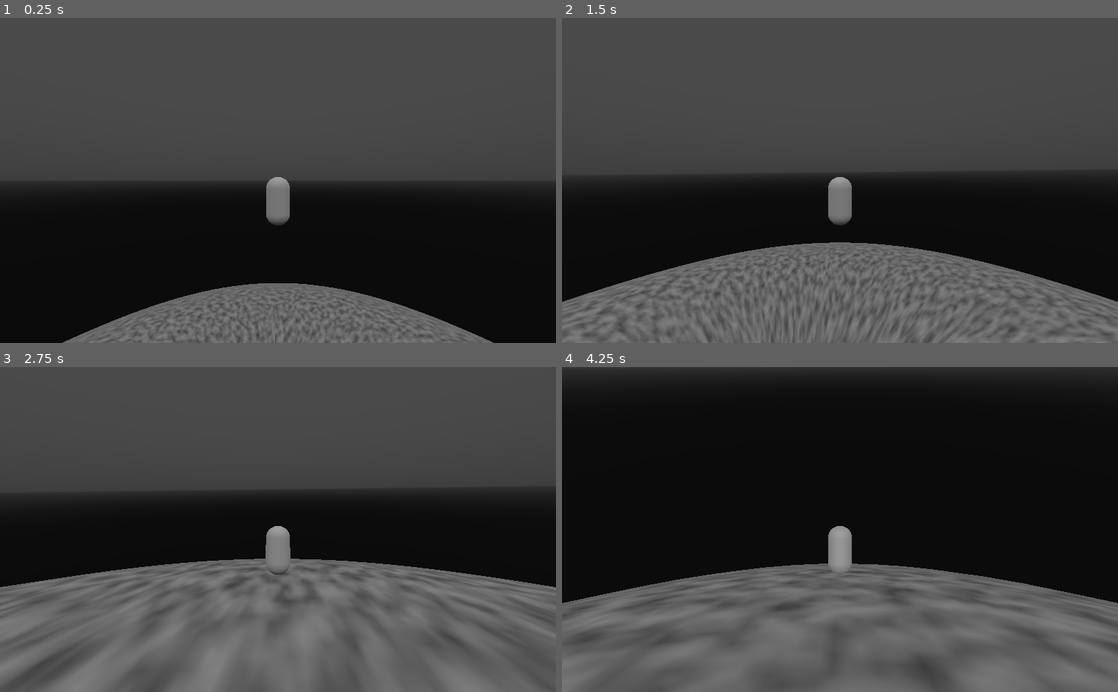
Above: before the commit, frames 1-4 (two rows, left to right).
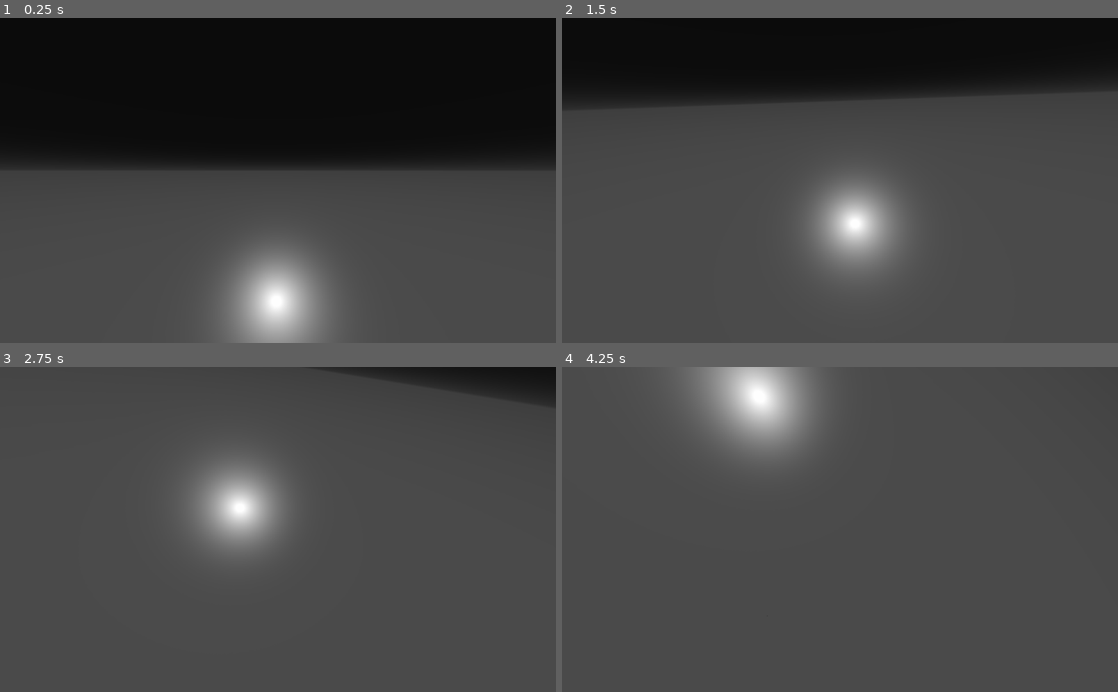
Above: after the commit, the same moments.

Repository: Alkamist/SpaceGameGodot
Game: Godot game, scene res://TestScene.tscn
Two runs of this game, one before a commit and one after it. Both use one fixed random seed, a clock stepped at 60 frames per second and the inputs below.
Inputs (mouse positions are in pixels of both pictures, inside the frame that each line leads up to):
- Up to frame 1 (0.25 s): no input
- Up to frame 2 (1.5 s): move the mouse to (867, 180) at 0.52 s; hold W (move_forward) from 0.53 s (still down); tap Space (jump) at 0.77 s; move the mouse to (812, 180) at 1.27 s
- Up to frame 3 (2.75 s): keep holding W (move_forward); tap Space (jump) at 1.52 s; move the mouse to (289, 523) at 2.02 s
- Up to frame 4 (4.25 s): keep holding W (move_forward); move the mouse to (834, 536) at 2.77 s; tap Space (jump) at 3.02, 3.77 s; move the mouse to (878, 532) at 3.52 s

The runs differ from the first frame. In frame 1, 91% of the frame differs, in the area x 0-100%, y 0-100%; in frame 2, 67%; in frame 3, 50%; in frame 4, 82%.

Commit message:
Added frame rate interpolation and other things.

Diff:
--- a/Character.tscn
+++ b/Character.tscn
@@ -3,12 +3,12 @@
 [ext_resource path="res://CharacterBody.gd" type="Script" id=1]
 [ext_resource path="res://CharacterController.gd" type="Script" id=2]
 
+[sub_resource type="CapsuleMesh" id=2]
+radius = 0.5
+
 [sub_resource type="PhysicsMaterial" id=1]
 friction = 0.0
 rough = true
-
-[sub_resource type="CapsuleMesh" id=2]
-radius = 0.5
 
 [sub_resource type="CapsuleShape" id=3]
 radius = 0.5
@@ -18,11 +18,17 @@
 
 [node name="Smoothing" type="Spatial" parent="."]
 
+[node name="MeshInstance" type="MeshInstance" parent="Smoothing"]
+transform = Transform( 1, 0, 0, 0, -1.62921e-07, -1, 0, 1, -1.62921e-07, 0, 0, 0 )
+visible = false
+mesh = SubResource( 2 )
+material/0 = null
+
 [node name="Head" type="Spatial" parent="Smoothing"]
 transform = Transform( 1, 0, 0, 0, 1, 0, 0, 0, 1, 0, 0.85, 0 )
 
 [node name="Camera" type="Camera" parent="Smoothing/Head"]
-transform = Transform( -1, 0, -3.25841e-07, 0, 1, 0, 3.25841e-07, 0, -1, 0, 0, -8 )
+transform = Transform( -1, 0, -3.25841e-07, 0, 1, 0, 3.25841e-07, 0, -1, 0, 0, 0 )
 current = true
 fov = 80.0
 far = 8192.0
@@ -34,11 +40,6 @@
 contact_monitor = true
 script = ExtResource( 1 )
 
-[node name="MeshInstance" type="MeshInstance" parent="Body"]
-transform = Transform( 1, 0, 0, 0, -1.62921e-07, -1, 0, 1, -1.62921e-07, 0, 0, 0 )
-mesh = SubResource( 2 )
-material/0 = null
-
 [node name="CollisionShape" type="CollisionShape" parent="Body"]
 transform = Transform( 1, 0, 0, 0, -1.62921e-07, -1, 0, 1, -1.62921e-07, 0, 0, 0 )
 shape = SubResource( 3 )
--- a/CharacterBody.gd
+++ b/CharacterBody.gd
@@ -2,7 +2,6 @@
 class_name CharacterBody
 
 
-var up_normal := Vector3.UP
 var look_direction := Vector3(0.0, 0.0, 1.0)
 var gravity := Vector3.ZERO
 var ground_speed := 10.0
@@ -14,8 +13,15 @@
 var strafe_movement := 0.0
 var can_jump := false
 
-var planet: GravitySource
+var up_normal := Vector3.UP
+
+var planet: GravitySource setget set_planet
 var previous_planet: GravitySource
+func set_planet(value: GravitySource) -> void:
+    previous_planet = planet
+    planet = value
+    if planet != previous_planet:
+        emit_signal("planet_changed")
 
 signal planet_changed
 
@@ -65,19 +71,14 @@
         state.set_angular_velocity(rotation_axis * angle / state.step)
 
 
-func on_body_entered(body: Node) -> void:
-    if body is GravitySource:
-        previous_planet = planet
-        planet = body
-        if planet != previous_planet:
-            emit_signal("planet_changed")
+func _integrate_forces(state: PhysicsDirectBodyState) -> void:
+    if planet:
+        var vector_from_planet: Vector3 = global_transform.origin - planet.global_transform.origin
+        if vector_from_planet.length() <= planet.source_radius + planet.full_gravity_distance:
+            up_normal = vector_from_planet.normalized()
+        else:
+            set_planet(null)
 
-
-func _ready() -> void:
-    connect("body_entered", self, "on_body_entered")
-
-
-func _integrate_forces(state: PhysicsDirectBodyState) -> void:
     #for contact_id in state.get_contact_count():
     #    print(state.get_contact_local_position(contact_id))
 
--- a/CharacterController.gd
+++ b/CharacterController.gd
@@ -10,8 +10,17 @@
 
 var look_rotation: Vector2 = Vector2.ZERO
 
+onready var current_body_transform: Transform = body.transform
+onready var previous_body_transform: Transform = body.transform
 
-func on_body_planet_changed() -> void:
+onready var current_up_normal: Vector3 = body.up_normal
+onready var previous_up_normal: Vector3 = body.up_normal
+
+var planet_delta_spin := 0.0
+var planet_spin_axis := Vector3.UP
+
+
+func on_planet_changed() -> void:
     if body.previous_planet:
         if body.previous_planet.is_connected("changed_rotation", self, "on_planet_changed_rotation"):
             body.previous_planet.disconnect("changed_rotation", self, "on_planet_changed_rotation")
@@ -21,7 +30,8 @@
 
 
 func on_planet_changed_rotation(spin_axis: Vector3, delta_spin: float) -> void:
-    smoothing.transform.basis = smoothing.transform.basis.rotated(spin_axis, delta_spin)
+    planet_spin_axis = spin_axis
+    planet_delta_spin += delta_spin
 
 
 func handle_mouse_looking(mouse_change: Vector2) -> void:
@@ -34,8 +44,25 @@
         head.rotate_object_local(Vector3(1, 0, 0), look_rotation.y)
 
 
+func stay_upright(interpolation: float) -> void:
+    var interpolated_up_normal = previous_up_normal.linear_interpolate(current_up_normal, interpolation)
+    var angle_to_up: float = smoothing.transform.basis.y.angle_to(interpolated_up_normal)
+    if angle_to_up > 0.0:
+        var rotation_axis: Vector3 = smoothing.transform.basis.y.cross(interpolated_up_normal).normalized()
+        if rotation_axis.is_normalized():
+            smoothing.transform.basis = smoothing.transform.basis.rotated(rotation_axis, angle_to_up)
+
+
+func spin_with_planet(delta: float) -> void:
+    var physics_delta_ratio = delta / get_physics_process_delta_time()
+    var interpolated_delta_spin = planet_delta_spin * physics_delta_ratio
+    smoothing.transform.basis = smoothing.transform.basis.rotated(planet_spin_axis, interpolated_delta_spin)
+    planet_delta_spin -= interpolated_delta_spin
+    planet_delta_spin = max(0.0, planet_delta_spin)
+
+
 func _ready() -> void:
-    body.connect("planet_changed", self, "on_body_planet_changed")
+    body.connect("planet_changed", self, "on_planet_changed")
     Input.set_mouse_mode(Input.MOUSE_MODE_CAPTURED)
 
 
@@ -46,13 +73,19 @@
         handle_mouse_looking(event.relative)
 
 
-func _process(_delta: float) -> void:
-    smoothing.transform.origin = body.transform.origin
+func _physics_process(_delta: float) -> void:
+    previous_up_normal = current_up_normal
+    current_up_normal = body.up_normal
+    previous_body_transform = current_body_transform
+    current_body_transform = body.transform
 
-    var angle_to_up: float = smoothing.transform.basis.y.angle_to(body.up_normal)
-    if angle_to_up > 0.0:
-        var rotation_axis: Vector3 = smoothing.transform.basis.y.cross(body.up_normal).normalized()
-        smoothing.transform.basis = smoothing.transform.basis.rotated(rotation_axis, angle_to_up)
+
+func _process(delta: float) -> void:
+    var interpolation: float = Engine.get_physics_interpolation_fraction()
+
+    smoothing.transform.origin = previous_body_transform.origin.linear_interpolate(current_body_transform.origin, interpolation)
+    stay_upright(interpolation)
+    spin_with_planet(delta)
 
     body.forward_movement = Input.get_action_strength("move_forward") - Input.get_action_strength("move_backward")
     body.strafe_movement = Input.get_action_strength("move_right") - Input.get_action_strength("move_left")
--- a/FPSSmoothing.gd
+++ b/FPSSmoothing.gd
@@ -1,21 +1,20 @@
 extends Spatial
 
 
-export(NodePath) var target_path
+onready var smoothing: Spatial = get_node("Smoothing")
+onready var body: Spatial = get_node("Body")
 
-onready var target: Spatial = get_node(target_path)
-
-onready var current_transform: Transform = target.transform
-onready var previous_transform: Transform = target.transform
+onready var current_transform: Transform = body.transform
+onready var previous_transform: Transform = body.transform
 
 
 func _physics_process(_delta: float) -> void:
     previous_transform = current_transform
-    current_transform = target.transform
+    current_transform = body.transform
 
 
 func _process(_delta: float) -> void:
-    #var interpolation = Engine.get_physics_interpolation_fraction()
-    #transform.origin = previous_transform.origin.linear_interpolate(current_transform.origin, interpolation)
-    #transform.basis = previous_transform.basis.orthonormalized().slerp(current_transform.basis.orthonormalized(), interpolation)
-    transform = current_transform
+    var interpolation = Engine.get_physics_interpolation_fraction()
+    smoothing.transform.origin = previous_transform.origin.linear_interpolate(current_transform.origin, interpolation)
+    smoothing.transform.basis = previous_transform.basis.slerp(current_transform.basis, interpolation)
+    smoothing.transform = smoothing.transform.orthonormalized()
--- a/GravitySource.gd
+++ b/GravitySource.gd
@@ -24,7 +24,9 @@
     state.add_central_force(gravity * mass)
     state.set_angular_velocity(spin)
 
-    var spin_perpendicular: Vector3 = perpendicular_vector(spin)
-    var delta_spin: float = previous_transform.basis.xform(spin_perpendicular).angle_to(transform.basis.xform(spin_perpendicular))
-    emit_signal("changed_rotation", spin.normalized(), delta_spin)
+    if spin.length() > 0.0:
+        var spin_perpendicular: Vector3 = perpendicular_vector(spin)
+        var delta_spin: float = previous_transform.basis.xform(spin_perpendicular).angle_to(transform.basis.xform(spin_perpendicular))
+        emit_signal("changed_rotation", spin.normalized(), delta_spin)
+
     previous_transform = transform
--- a/GravitySystem.gd
+++ b/GravitySystem.gd
@@ -39,11 +39,16 @@
 
         target.gravity += gravity_direction * gravity_intensity
 
-        if "up_normal" in target:
-            target.up_normal = -gravity_direction
-
-        #if "is_in_atmosphere" in target:
-        #    target.is_in_atmosphere = distance_from_full_gravity <= 0.0
+        if "planet" in target:
+            if target.planet:
+                var distance_to_targets_planet: float = (target_position - target.planet.global_transform.origin).length()
+                var distance_to_targets_planets_surface: float = distance_to_targets_planet - target.planet.source_radius
+                if distance_from_surface < distance_to_targets_planets_surface \
+                and distance_from_full_gravity <= 0.0:
+                    target.planet = source
+            else:
+                if distance_from_full_gravity <= 0.0:
+                    target.planet = source
 
 
 func _ready() -> void:
--- a/TestScene.tscn
+++ b/TestScene.tscn
@@ -1,8 +1,8 @@
-[gd_scene load_steps=21 format=2]
+[gd_scene load_steps=15 format=2]
 
 [ext_resource path="res://Character.tscn" type="PackedScene" id=1]
 [ext_resource path="res://GravitySystem.gd" type="Script" id=2]
-[ext_resource path="res://Ball.gd" type="Script" id=3]
+[ext_resource path="res://FPSSmoothing.gd" type="Script" id=4]
 [ext_resource path="res://GravitySource.gd" type="Script" id=5]
 
 [sub_resource type="ProceduralSky" id=1]
@@ -15,31 +15,6 @@
 background_mode = 2
 background_sky = SubResource( 1 )
 ambient_light_energy = 4.0
-
-[sub_resource type="PhysicsMaterial" id=3]
-
-[sub_resource type="CubeMesh" id=4]
-size = Vector3( 50, 2, 50 )
-
-[sub_resource type="OpenSimplexNoise" id=5]
-period = 4.0
-
-[sub_resource type="NoiseTexture" id=6]
-width = 1024
-height = 1024
-noise = SubResource( 5 )
-
-[sub_resource type="SpatialMaterial" id=7]
-albedo_texture = SubResource( 6 )
-
-[sub_resource type="BoxShape" id=8]
-extents = Vector3( 25, 1, 25 )
-
-[sub_resource type="PhysicsMaterial" id=9]
-
-[sub_resource type="CubeMesh" id=10]
-
-[sub_resource type="BoxShape" id=11]
 
 [sub_resource type="OpenSimplexNoise" id=12]
 period = 4.0
@@ -54,47 +29,30 @@
 
 [sub_resource type="SphereMesh" id=15]
 material = SubResource( 14 )
-radius = 100.0
-height = 200.0
+radius = 50.0
+height = 100.0
 radial_segments = 128
 rings = 64
 
+[sub_resource type="PhysicsMaterial" id=3]
+
 [sub_resource type="SphereShape" id=16]
-radius = 100.0
+radius = 50.0
+
+[sub_resource type="SphereMesh" id=17]
+material = SubResource( 14 )
+radius = 150.0
+height = 300.0
+radial_segments = 128
+rings = 64
+
+[sub_resource type="SphereShape" id=18]
+radius = 150.0
 
 [node name="TestScene" type="Spatial"]
 
 [node name="WorldEnvironment" type="WorldEnvironment" parent="."]
 environment = SubResource( 2 )
-
-[node name="Platform" type="Spatial" parent="."]
-transform = Transform( 1, 0, 0, 0, 1, 0, 0, 0, 1, 0, -3.74212, -358.737 )
-
-[node name="Body" type="RigidBody" parent="Platform"]
-mode = 1
-physics_material_override = SubResource( 3 )
-
-[node name="MeshInstance" type="MeshInstance" parent="Platform/Body"]
-mesh = SubResource( 4 )
-material/0 = SubResource( 7 )
-
-[node name="CollisionShape" type="CollisionShape" parent="Platform/Body"]
-shape = SubResource( 8 )
-
-[node name="Slider" type="Spatial" parent="."]
-transform = Transform( 1, 0, 0, 0, 1, 0, 0, 0, 1, 0, 0, -12.4159 )
-
-[node name="Body" type="RigidBody" parent="Slider"]
-mass = 500.0
-physics_material_override = SubResource( 9 )
-script = ExtResource( 3 )
-
-[node name="MeshInstance" type="MeshInstance" parent="Slider/Body"]
-mesh = SubResource( 10 )
-material/0 = null
-
-[node name="CollisionShape" type="CollisionShape" parent="Slider/Body"]
-shape = SubResource( 11 )
 
 [node name="GravitySystem" type="Spatial" parent="."]
 script = ExtResource( 2 )
@@ -103,17 +61,46 @@
 transform = Transform( 1, 0, 0, 0, 1, 0, 0, 0, 1, 0, 5, 0 )
 
 [node name="Planet1" type="Spatial" parent="GravitySystem"]
-transform = Transform( 1, 0, 0, 0, 1, 0, 0, 0, 1, 0, -111.808, 0 )
+transform = Transform( 1, 0, 0, 0, 1, 0, 0, 0, 1, 0, -200, 0 )
+script = ExtResource( 4 )
+
+[node name="Smoothing" type="Spatial" parent="GravitySystem/Planet1"]
+
+[node name="MeshInstance" type="MeshInstance" parent="GravitySystem/Planet1/Smoothing"]
+mesh = SubResource( 15 )
+material/0 = null
 
 [node name="Body" type="RigidBody" parent="GravitySystem/Planet1"]
 mass = 65535.0
 physics_material_override = SubResource( 3 )
+linear_velocity = Vector3( 0, 0, -30 )
 script = ExtResource( 5 )
-spin = Vector3( 0, 0.1, 0 )
-
-[node name="MeshInstance" type="MeshInstance" parent="GravitySystem/Planet1/Body"]
-mesh = SubResource( 15 )
-material/0 = null
+spin = Vector3( 0, 0, 0.05 )
+gravity_strength = 4.5
+source_radius = 50.0
+full_gravity_distance = 300.0
+fading_gravity_distance = 300.0
 
 [node name="CollisionShape" type="CollisionShape" parent="GravitySystem/Planet1/Body"]
 shape = SubResource( 16 )
+
+[node name="Planet2" type="Spatial" parent="GravitySystem"]
+transform = Transform( 1, 0, 0, 0, 1, 0, 0, 0, 1, 0, 200, 0 )
+script = ExtResource( 4 )
+
+[node name="Smoothing" type="Spatial" parent="GravitySystem/Planet2"]
+
+[node name="MeshInstance" type="MeshInstance" parent="GravitySystem/Planet2/Smoothing"]
+mesh = SubResource( 17 )
+material/0 = null
+
+[node name="Body" type="RigidBody" parent="GravitySystem/Planet2"]
+mass = 65535.0
+physics_material_override = SubResource( 3 )
+linear_velocity = Vector3( 0, 0, 50 )
+script = ExtResource( 5 )
+spin = Vector3( 0, 0.05, 0 )
+source_radius = 150.0
+
+[node name="CollisionShape" type="CollisionShape" parent="GravitySystem/Planet2/Body"]
+shape = SubResource( 18 )
